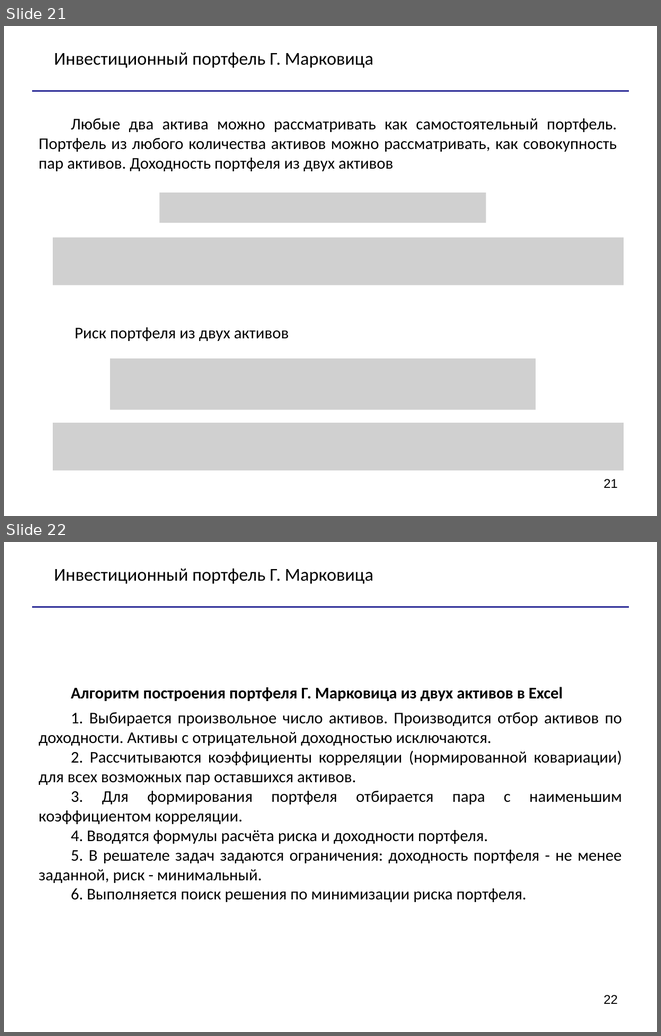
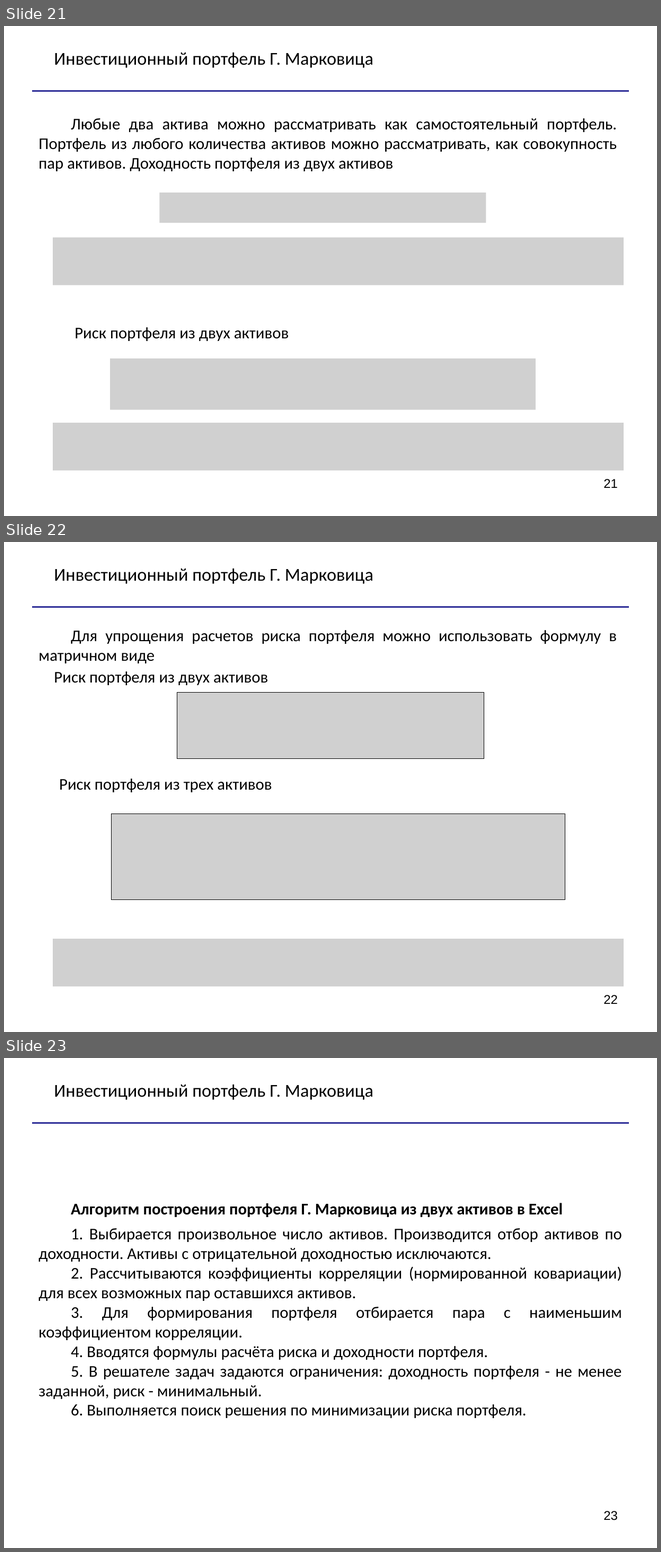
Before and after one commit to mvs0301/ODMExcel, a slide deck: Topic 5/Лек 5 Инв портфель в Excel.pptx. Shown one above the other, each under a label of ours: slides 21 and 22 before the commit, slides 21, 22 and 23 after it. The pictures are 661x1036 and 661x1552 pixels, drawn with LibreOffice and Linux fonts; fonts in the diff are those of the drawing; grey boxes stand for pictures. Boxes give left, top, right and bottom in pixels: in the first picture for what was removed or moved away, otherwise in the second. Text is boxed around its words. In the diff, an @@ line names an element or a change of style, - is before the commit and + after.

```diff
--- a/Topic 5/Лек 5 Инв портфель в Excel.pptx
+++ b/Topic 5/Лек 5 Инв портфель в Excel.pptx
@@ slide 22 added at bbox=[4, 542, 657, 1032], background #FFFFFF @@
@@ text added at bbox=[54, 568, 373, 584], 20 pt, text #000000 @@
+Инвестиционный портфель Г. Марковица
@@ line added from (32, 607) to (629, 607), #2F2F98 2.25 pt @@
@@ text added at bbox=[38, 630, 617, 663], 18 pt, text #000000 @@
+Для упрощения расчетов риска портфеля можно использовать формулу в матричном виде
@@ text added at bbox=[54, 671, 268, 685], 18 pt, text #000000 @@
+Риск портфеля из двух активов
@@ picture added at bbox=[177, 692, 484, 759] @@
@@ text added at bbox=[59, 778, 272, 792], 18 pt, text #000000 @@
+Риск портфеля из трех активов
@@ picture added at bbox=[111, 814, 565, 899] @@
@@ picture added at bbox=[53, 938, 624, 986] @@
@@ page number added at bbox=[603, 995, 618, 1004], 14 pt, text #000000 @@
+22
@@ what was slide 22 is now slide 23 @@
@@ page number at bbox=[603, 1511, 618, 1520]: text changed @@
-22
+23
```
